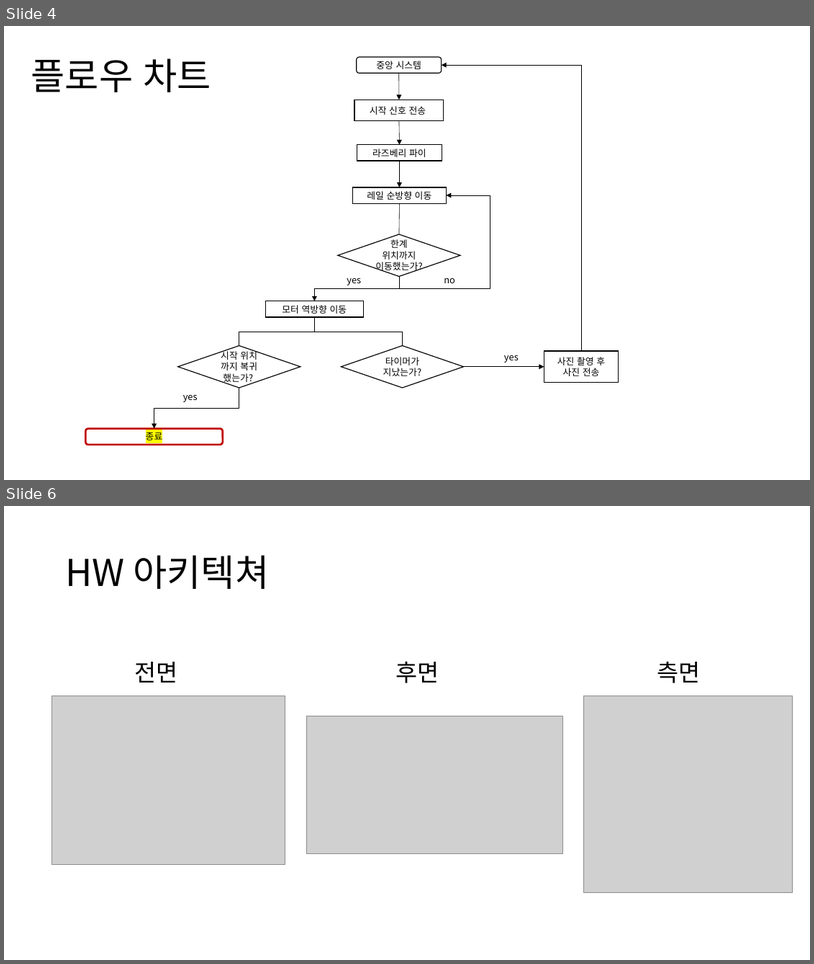
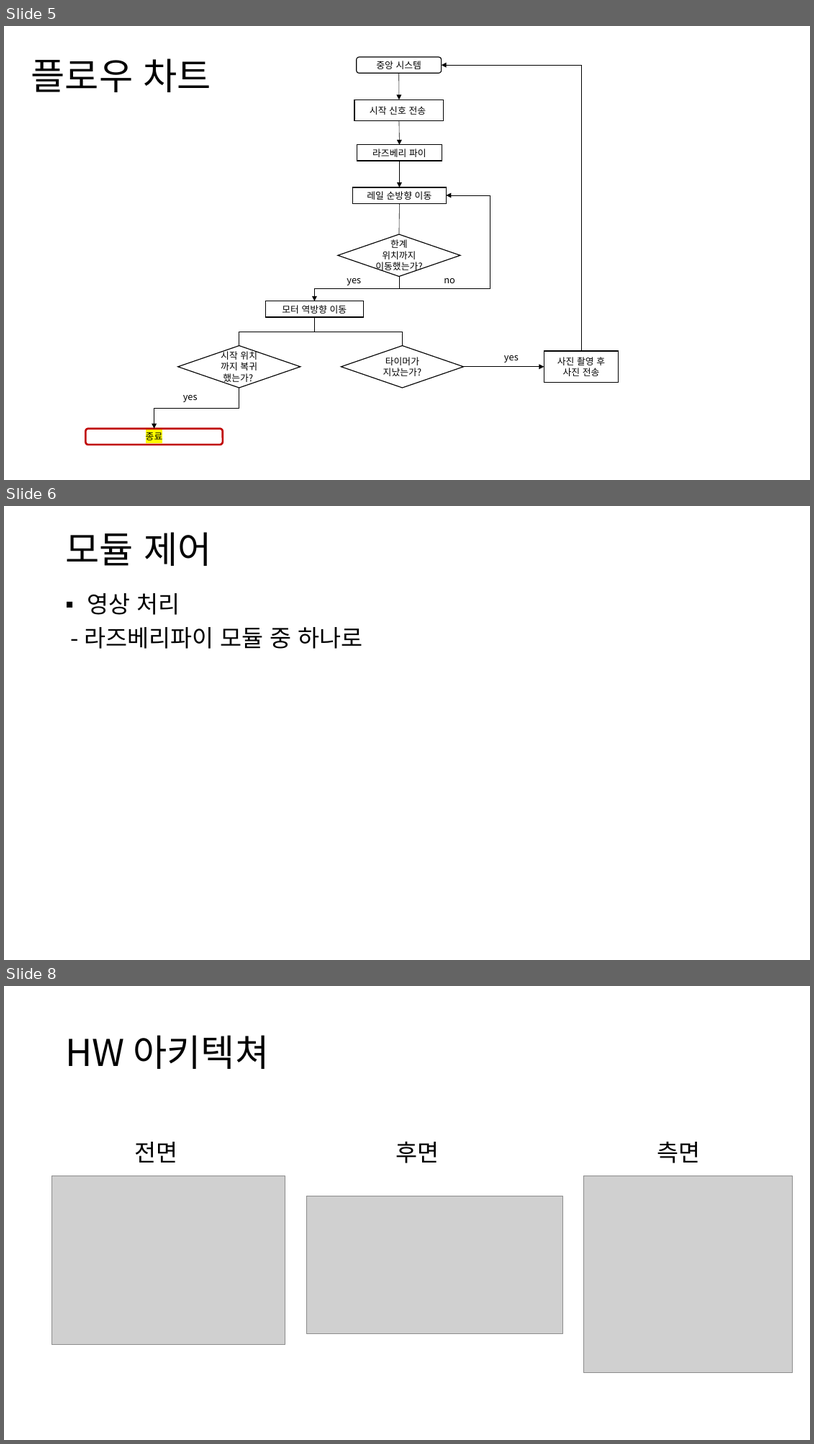
Before and after one commit to kang-beep/SmartForm_CameraModule, a slide deck: 스마트팜 카메라 모듈 구성도.pptx. Shown one above the other, each under a label of ours: slides 4 and 6 before the commit, slides 5, 6 and 8 after it; the slides between them are not shown. The pictures are 814x964 and 814x1444 pixels, drawn with LibreOffice and Linux fonts; fonts in the diff are those of the drawing; grey boxes stand for pictures. Boxes give left, top, right and bottom in pixels: in the first picture for what was removed or moved away, otherwise in the second. Text is boxed around its words. In the diff, an @@ line names an element or a change of style, - is before the commit and + after.

```diff
--- a/스마트팜 카메라 모듈 구성도.pptx
+++ b/스마트팜 카메라 모듈 구성도.pptx
@@ slide 6 added at (4,506,810,960), background #FFFFFF @@
@@ title added at (65,532,211,566), 44 pt, text #000000 @@
+모듈 제어
@@ text added at (84,593,363,649), 28 pt, text #000000 @@
+▪ 영상 처리
+- 라즈베리파이 모듈 중 하나로
@@ what was slide 4 is now slide 5 @@
@@ what was slide 6 is now slide 8 @@
```
Also in this commit, not shown: 3 slides changed, 2 other slides added, 1 slide removed.
